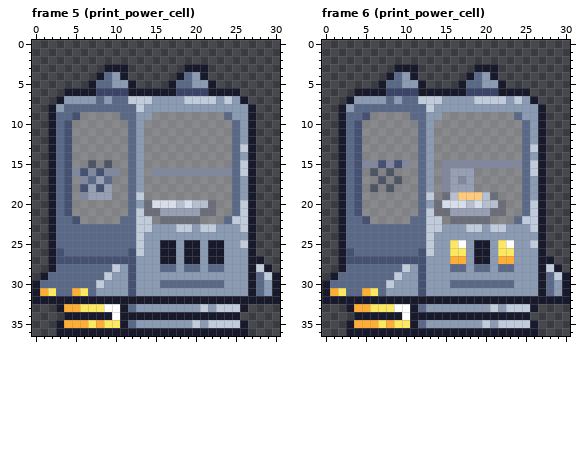
Two versions of one pixel-art file, public/sprites/print_machine_2.aseprite. The picture above was drawn from the file before the commit.
31x37 pixels, 11 frames. Colours within 5 levels of each other are drawn and written as one. Shown: frame 5 (print_power_cell), frame 6 (print_power_cell). The commit also changed other frames, which this record leaves out.
After:
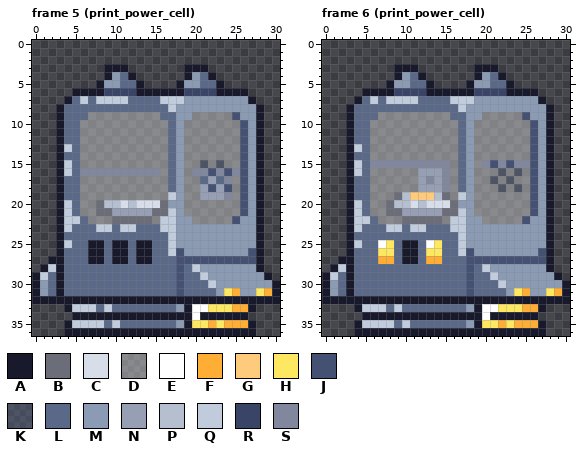
Palette (. is transparent): A #181a2c  B #6b6d78  C #d7dee9  D #ffffff5c  E #ffffff  F #feae34  G #fecb7d  H #fee761  J #455172  K #5a69885c  L #5a6988  M #8b9bb4  N #969fb3  P #b5bfcf  Q #c0cbdc  R #3a4466  S #81879d
Change:
--- frame 5 (print_power_cell)
@@ x 0..30 @@
  3 .........AAA.......AAA.........
- 4 ........ALMA......ALMA.........
- 5 .......ALLMMA....ALLMMA........
- 6 ....AAAARRRRAAAAAARRRRAAAA.....
- 7 ...AMMMMLMLLQQQMMMMQQQQMQMA....
- 8 ..AMLLLLLLLLLQMMMMMMMMMMMMMA...
- 9 ..ALLJDDDDDLLMMDDDDDDDDDLMMA...
-10 ..ALJDDDDDDDLMDDDDDDDDDDDLMA...
-11 ..ALJDDDDDDDLMDDDDDDDDDDDLMA...
-12 ..ALJDDDDDDDLMDDDDDDDDDDDLMA...
-13 ..ALJDDDDDDDLMDDDDDDDDDDDLQA...
-14 ..ALJDDDDDDDLMDDDDDDDDDDDLMA...
-15 ..ALJDDKDKDDLMDDDDDDDDDDDLQA...
-16 ..ALJSJSJSSDLMDSSSSSSSSSSLQA...
-17 ..ALJDSLNLDDLMDDDDDDDDDDDLMA...
-18 ..ALJDJNJNDDLMDDDDDDDDDDDLMA...
-19 ..ALJDSNNNDDLQDDDDDDDDDDDLMA...
-20 ..ALJDDDDDDDLMBCCCPCPPBDDLQA...
-21 ..ALJDDDDDDDLQBBNNNNNBBDDLQA...
-22 ..ALLJDDDDDLLQQDBBBBBDDDLQQA...
-23 ..ALLLLLLLLLLQQMMMQQMQQMMMQA...
-24 ..ALLLLLLLLLLQMMMMMMMMMMMMMA...
-25 ..ALLLLLLLLLLQMMAAMAAMAAMMQA...
-26 ..AJLLLLLLLLJQMMAAMAAMAAMMMA...
-27 ..AJJJJJJJJJJMMMAAMAAMAAMMMAA..
-28 ..ALLLLLLLQMJMMMLLMLLMLLMMMAQA.
-29 .ALLLLLLLQMMJMMMMMMMMMMMMMMALQA
-30 ALLLLLLLQMMMJMMMLLLLLLLLMMMALMA
-31 AFHLLFHLMMMMJMMMMMMMMMMMMMMALMA
+ 4 .........AMLA......AMLA........
+ 5 ........AMMLLA....AMMLLA.......
+ 6 .....AAAARRRRAAAAAARRRRAAAA....
+ 7 ....ALQLQQQQLLLLQQQMMMMMMMMA...
+ 8 ...ALLLLLLLLLLLLLQMMMMMMMMMMA..
+ 9 ...ALLLDDDDDDDDDLLMMDDDDDJMMA..
+10 ...ALLDDDDDDDDDDDLMDDDDDDDJMA..
+11 ...ALLDDDDDDDDDDDLMDDDDDDDJMA..
+12 ...ALLDDDDDDDDDDDLMDDDDDDDJMA..
+13 ...AQLDDDDDDDDDDDLMDDDDDDDJMA..
+14 ...ALLDDDDDDDDDDDLMDDDDDDDJMA..
+15 ...AQLDDDDDDDDDDDLMDDKDKDDJMA..
+16 ...AQLSSSSSSSSSSDLMDSSJSJSJMA..
+17 ...ALLDDDDDDDDDDDLMDDLNLSDJMA..
+18 ...ALLDDDDDDDDDDDLMDDNJNJDJMA..
+19 ...ALLDDDDDDDDDDDQMDDNNNSDJMA..
+20 ...AQLDDBPPCPCCCBMMDDDDDDDJMA..
+21 ...AQLDDBBNNNNNBBQMDDDDDDDJMA..
+22 ...AQQLDDDBBBBBDQQMMDDDDDJMMA..
+23 ...AQLLLQQLQQLLLQQMMMMMMMMMMA..
+24 ...ALLLLLLLLLLLLLQMMMMMMMMMMA..
+25 ...AQLLAALAALAALLQMMMMMMMMMMA..
+26 ...ALLLAALAALAALLQJMMMMMMMMJA..
+27 ..AALLLAALAALAALLLJJJJJJJJJJA..
+28 .AQALLLLLLLLLLLLLLJLQMMMMMMMA..
+29 AQLALLLLLLLLLLLLLLJLLQMMMMMMMA.
+30 AMLALLLLLLLLLLLLLLJLLLQMMMMMMMA
+31 AMLALLLLLLLLLLLLLLJLLLLMHFMMHFA
 32 AAAAAAAAAAAAAAAAAAAAAAAAAAAAAAA
-33 ...AFFHHHEEALMMMMMMMMQMQQQA....
-34 ....AAAAAAEAAAAAAAAAAAAAAA.....
-35 ...AFFFHFHHALMMMMMMMQMQQQQA....
-36 ...AAAAAAAAAAAAAAAAAAAAAAAA....
+33 ....AQQQLQLLLLLLLLMAEEHHHFFA...
+34 .....AAAAAAAAAAAAAAAEAAAAAA....
+35 ....AQQQQLQLLLLLLLMAHHFHFFFA...
+36 ....AAAAAAAAAAAAAAAAAAAAAAAA...
--- frame 6 (print_power_cell)
@@ x 0..30 @@
  3 .........AAA.......AAA.........
- 4 ........ALMA......ALMA.........
- 5 .......ALLMMA....ALLMMA........
- 6 ....AAAARRRRAAAAAARRRRAAAA.....
- 7 ...AMMMMLMLLQQQMMMMQQQQMQMA....
- 8 ..AMLLLLLLLLLQMMMMMMMMMMMMMA...
- 9 ..ALLJDDDDDLLMMDDDDDDDDDLMMA...
-10 ..ALJDDDDDDDLMDDDDDDDDDDDLMA...
-11 ..ALJDDDDDDDLMDDDDDDDDDDDLMA...
-12 ..ALJDDDDDDDLMDDDDDDDDDDDLMA...
-13 ..ALJDDDDDDDLMDDDDDDDDDDDLQA...
-14 ..ALJDDDDDDDLMDDDDDDDDDDDLMA...
-15 ..ALJSSJSJSDLMDSSSSSSSSSSLQA...
-16 ..ALJDKDKDDDLMDSNNNDDDDDDLQA...
-17 ..ALJDDKDKDDLMDSNSNDDDDDDLMA...
-18 ..ALJDKDKDDDLMDSNNNDDDDDDLMA...
-19 ..ALJDDDDDDDLQDBPGGGPBDDDLMA...
-20 ..ALJDDDDDDDLMBCCCPCPPBDDLQA...
-21 ..ALJDDDDDDDLQBBNNNNNBBDDLQA...
-22 ..ALLJDDDDDLLQQDBBBBBDDDLQQA...
-23 ..ALLLLLLLLLLQQMMMQQMQQMMMQA...
-24 ..ALLLLLLLLLLQMMMMMMMMMMMMMA...
-25 ..ALLLLLLLLLLQMMHEMAAMHEMMQA...
-26 ..AJLLLLLLLLJQMMHHMAAMHHMMMA...
-27 ..AJJJJJJJJJJMMMFFMAAMFFMMMAA..
-28 ..ALLLLLLLQMJMMMLLMLLMLLMMMAQA.
-29 .ALLLLLLLQMMJMMMMMMMMMMMMMMALQA
-30 ALLLLLLLQMMMJMMMLLLLLLLLMMMALMA
-31 AFHLLFHLMMMMJMMMMMMMMMMMMMMALMA
+ 4 .........AMLA......AMLA........
+ 5 ........AMMLLA....AMMLLA.......
+ 6 .....AAAARRRRAAAAAARRRRAAAA....
+ 7 ....ALQLQQQQLLLLQQQMMMMMMMMA...
+ 8 ...ALLLLLLLLLLLLLQMMMMMMMMMMA..
+ 9 ...ALLLDDDDDDDDDLLMMDDDDDJMMA..
+10 ...ALLDDDDDDDDDDDLMDDDDDDDJMA..
+11 ...ALLDDDDDDDDDDDLMDDDDDDDJMA..
+12 ...ALLDDDDDDDDDDDLMDDDDDDDJMA..
+13 ...AQLDDDDDDDDDDDLMDDDDDDDJMA..
+14 ...ALLDDDDDDDDDDDLMDDDDDDDJMA..
+15 ...AQLSSSSSSSSSSDLMDSJSJSSJMA..
+16 ...AQLDDDDDDNNNSDLMDDDKDKDJMA..
+17 ...ALLDDDDDDNSNSDLMDDKDKDDJMA..
+18 ...ALLDDDDDDNNNSDLMDDDKDKDJMA..
+19 ...ALLDDDBPGGGPBDQMDDDDDDDJMA..
+20 ...AQLDDBPPCPCCCBMMDDDDDDDJMA..
+21 ...AQLDDBBNNNNNBBQMDDDDDDDJMA..
+22 ...AQQLDDDBBBBBDQQMMDDDDDJMMA..
+23 ...AQLLLQQLQQLLLQQMMMMMMMMMMA..
+24 ...ALLLLLLLLLLLLLQMMMMMMMMMMA..
+25 ...AQLLEHLAALEHLLQMMMMMMMMMMA..
+26 ...ALLLHHLAALHHLLQJMMMMMMMMJA..
+27 ..AALLLFFLAALFFLLLJJJJJJJJJJA..
+28 .AQALLLLLLLLLLLLLLJLQMMMMMMMA..
+29 AQLALLLLLLLLLLLLLLJLLQMMMMMMMA.
+30 AMLALLLLLLLLLLLLLLJLLLQMMMMMMMA
+31 AMLALLLLLLLLLLLLLLJLLLLMHFMMHFA
 32 AAAAAAAAAAAAAAAAAAAAAAAAAAAAAAA
-33 ...AFFHHHEEALMMMMMMMMQMQQQA....
-34 ....AAAAAAEAAAAAAAAAAAAAAA.....
-35 ...AFFFHFHHALMMMMMMMQMQQQQA....
-36 ...AAAAAAAAAAAAAAAAAAAAAAAA....
+33 ....AQQQLQLLLLLLLLMAEEHHHFFA...
+34 .....AAAAAAAAAAAAAAAEAAAAAA....
+35 ....AQQQQLQLLLLLLLMAHHFHFFFA...
+36 ....AAAAAAAAAAAAAAAAAAAAAAAA...
Boxes around the changes in both pictures, in picture pixels (x1, y1, x2, y2):
changed: (32, 72, 280, 336)
changed: (322, 72, 570, 336)
